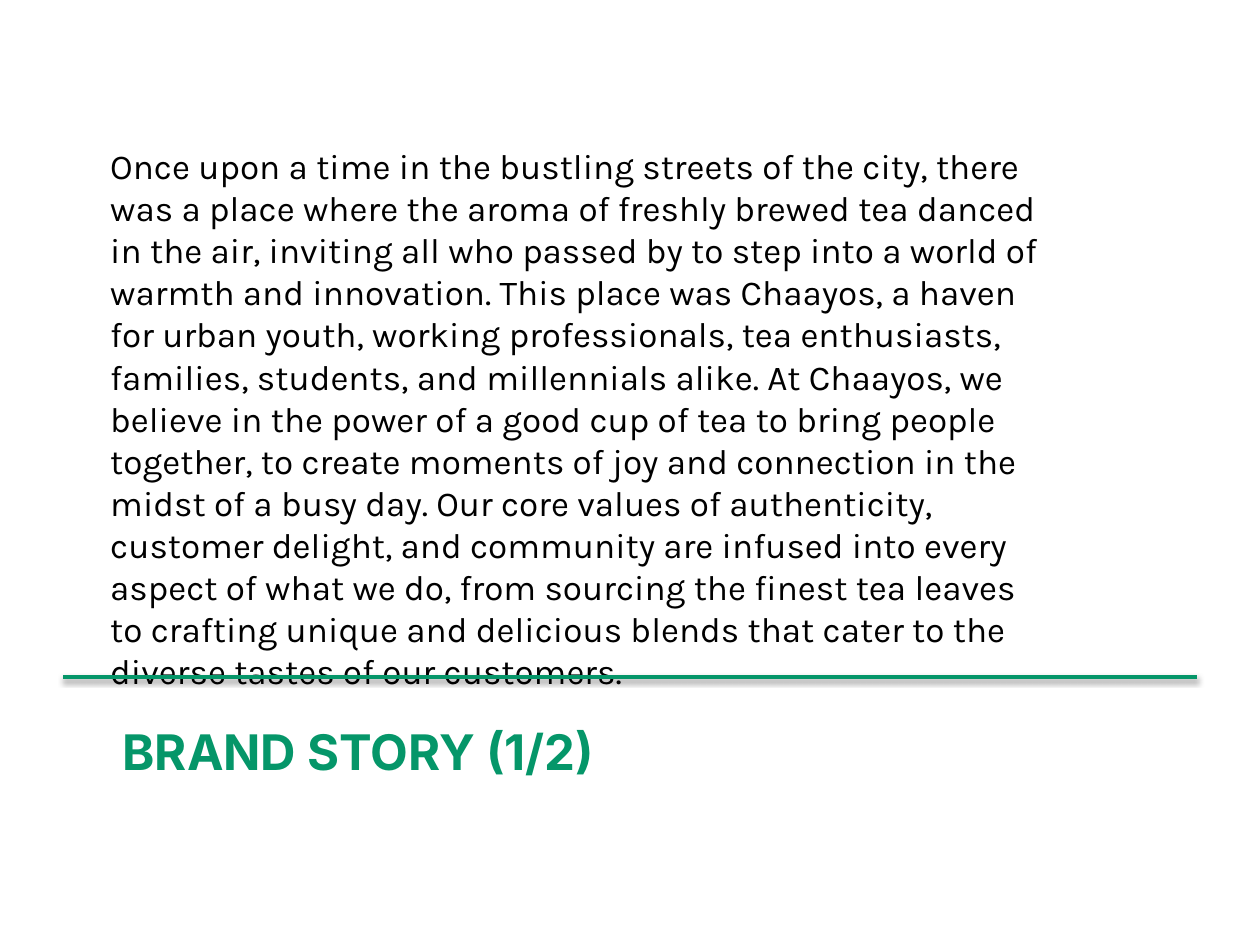
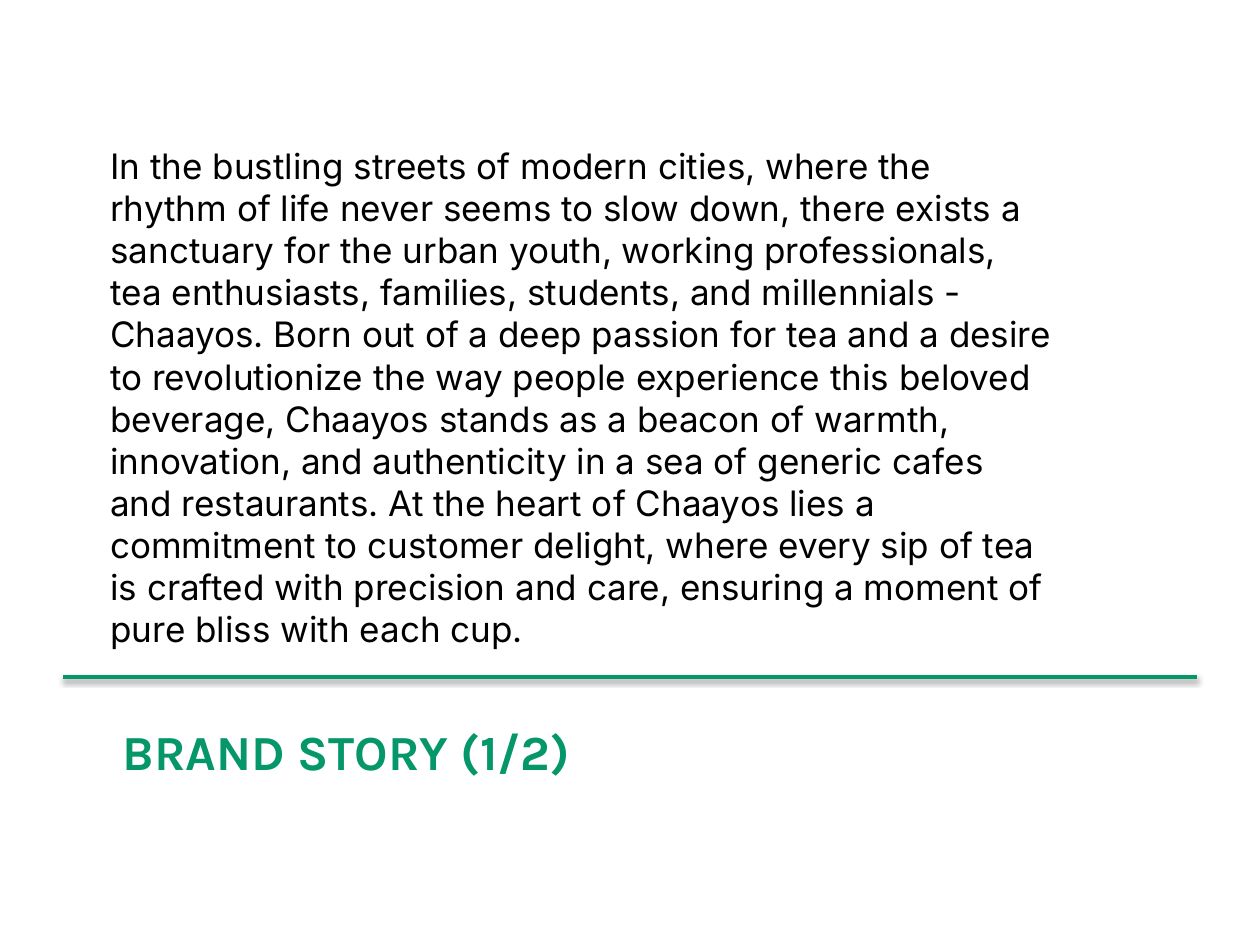
Before and after one commit to md-anas-sabah/brand_book_generator_crewai, a slide deck: slide 7 of output/chaayos/chaayos_enhanced_brand_book.pptx. Drawn at 1260x945 pixels with LibreOffice and Linux fonts; fonts in the diff are those of the drawing. Boxes give left, top, right and bottom in pixels: in the first picture for what was removed or moved away, otherwise in the second. Text is boxed around its words. In the diff, an @@ line names an element or a change of style, - is before the commit and + after.

```diff
--- a/output/chaayos/chaayos_enhanced_brand_book.pptx
+++ b/output/chaayos/chaayos_enhanced_brand_book.pptx
@@ text at bbox=[110, 152, 1051, 649]: text changed; font Karla to Inter @@
-Once upon a time in the bustling streets of the city, there was a place where the aroma of freshly brewed tea danced in the air, inviting all who passed by to step into a world of warmth and innovation. This place was Chaayos, a haven for urban youth, working professionals, tea enthusiasts, families, students, and millennials alike. At Chaayos, we believe in the power of a good cup of tea to bring people together, to create moments of joy and connection in the midst of a busy day. Our core values of authenticity, customer delight, and community are infused into every aspect of what we do, from sourcing the finest tea leaves to crafting unique and delicious blends that cater to the diverse tastes of our customers.
+In the bustling streets of modern cities, where the rhythm of life never seems to slow down, there exists a sanctuary for the urban youth, working professionals, tea enthusiasts, families, students, and millennials - Chaayos. Born out of a deep passion for tea and a desire to revolutionize the way people experience this beloved beverage, Chaayos stands as a beacon of warmth, innovation, and authenticity in a sea of generic cafes and restaurants. At the heart of Chaayos lies a commitment to customer delight, where every sip of tea is crafted with precision and care, ensuring a moment of pure bliss with each cup.
@@ text "BRAND STORY (1/2)" at bbox=[123, 733, 570, 776]: font Inter to Karla @@
```
Also in this commit, not shown: 19 other slides changed, 1 slide added, 36 other files.
